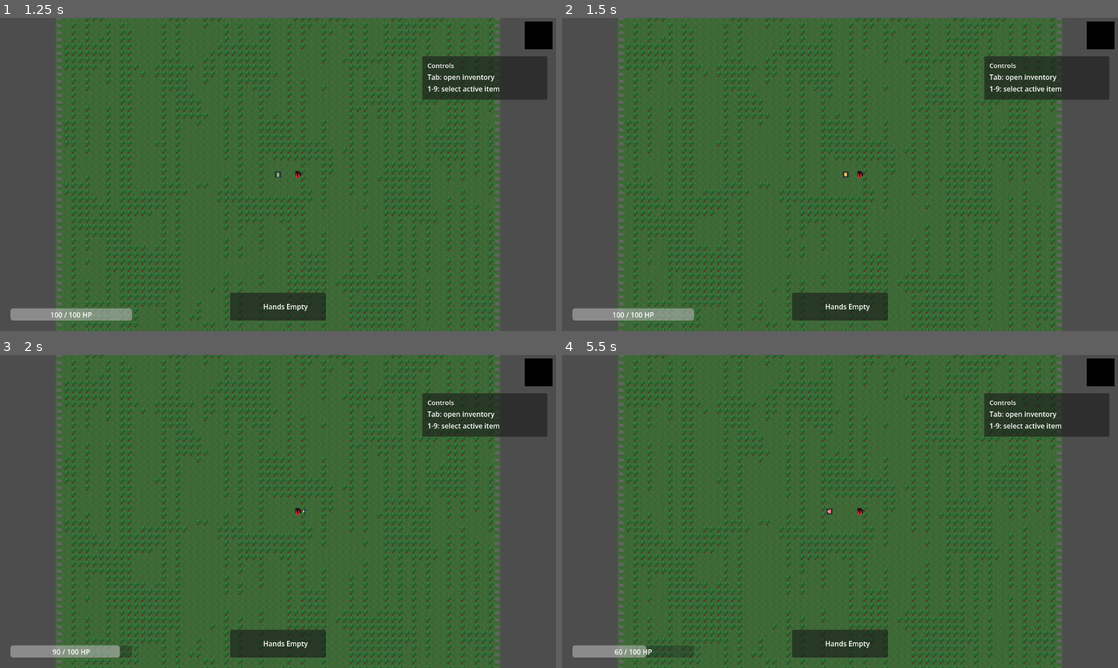
Above: before the commit, frames 1-4 (two rows, left to right).
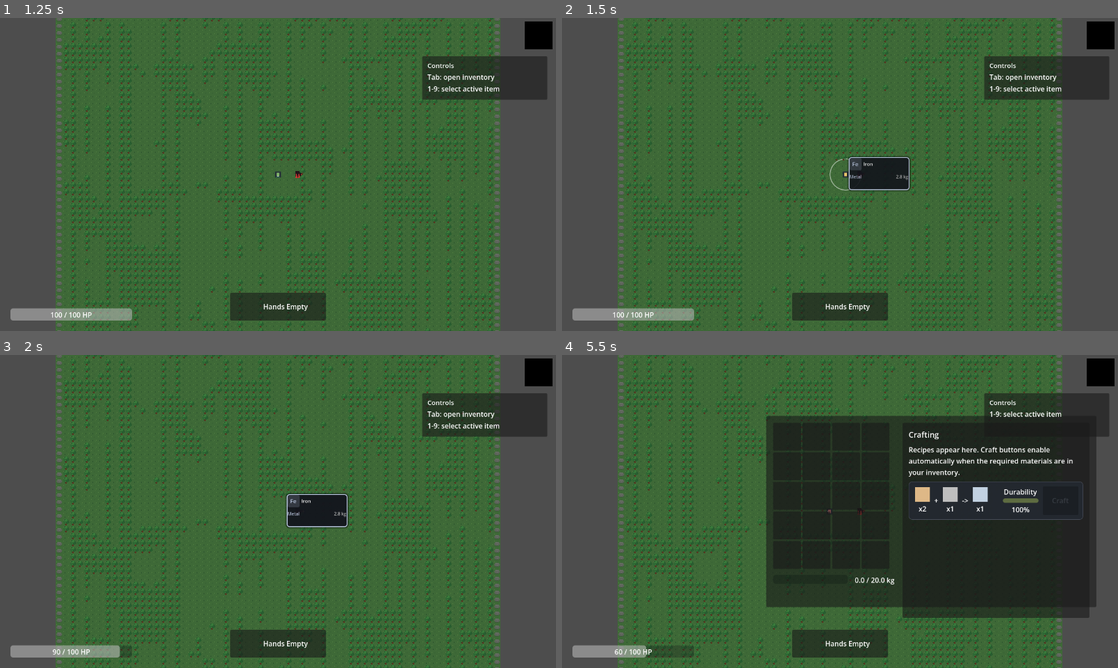
Above: after the commit, the same moments.

Repository: Maddiplomat/Project-alchemy
Game: Godot game, scene res://scenes/MainMenu.tscn
Two runs of this game, one before a commit and one after it. Both use one fixed random seed, a clock stepped at 60 frames per second and the inputs below.
Inputs (mouse positions are in pixels of both pictures, inside the frame that each line leads up to):
- Up to frame 1 (1.25 s): click "Start Run" at 0.5 s
- Up to frame 2 (1.5 s): tap Enter at 1.25 s; move the mouse to (962, 158) at 1.27 s; hold D (move_right) from 1.28 s (still down); hold Q (scan, bound only after the commit) from 1.28 s (still down); click (962, 158) at 1.42 s
- Up to frame 3 (2 s): keep holding D (move_right); keep holding Q (scan, bound only after the commit)
- Up to frame 4 (5.5 s): release D (move_right) at 2 s; release Q (scan, bound only after the commit) at 2 s; tap Space at 2, 3.5 s; drag from (728, 527) to (890, 530) at 2.02 s; tap Enter at 2.75, 4.25 s; move the mouse to (895, 442) at 2.77 s; hold D (move_right) 2.78-3.5 s; hold Q (scan, bound only after the commit) 2.78-3.5 s; drag from (812, 574) to (712, 473) at 3.52 s; move the mouse to (1006, 558) at 4.27 s; hold A (move_left) 4.28-5 s; hold E (interact) 4.28-5 s; tap Q (scan, bound only after the commit) at 4.55 s; tap Tab (toggle_inventory, bound only after the commit) at 4.9 s; drag from (673, 464) to (1017, 417) at 5.02 s

Frame 1 is identical in both runs. In frame 2, 1.3% of the frame differs, in the area x 48-63%, y 44-56%; in frame 3, 1.2%; in frame 4, 37%, in the area x 36-97%, y 18-84%.

Commit message:
Restore inventory and scanner input bindings

Diff:
--- a/project.godot
+++ b/project.godot
@@ -25,6 +25,11 @@
 CraftingManager="*res://scripts/CraftingManager.gd"
 CameraShake="*res://scripts/CameraShake.gd"
 WorldSystem="*res://scripts/WorldSystem.gd"
+
+[display]
+
+window/size/viewport_width=1280
+window/size/viewport_height=720
 
 [editor_plugins]
 
@@ -61,16 +66,66 @@
 "events": Array[InputEvent]([Object(InputEventKey,"resource_local_to_scene":false,"resource_name":"","device":0,"window …(211 unchanged characters)…
 ])
 }
+toggle_inventory={
+"deadzone": 0.5,
+"events": Array[InputEvent]([Object(InputEventKey,"resource_local_to_scene":false,"resource_name":"","device":0,"window_id":0,"alt_pressed":false,"shift_pressed":false,"ctrl_pressed":false,"meta_pressed":false,"pressed":false,"keycode":0,"physical_keycode":4194306,"key_label":0,"unicode":0,"location":0,"echo":false,"script":null)
+])
+}
+slot_1={
+"deadzone": 0.5,
+"events": Array[InputEvent]([Object(InputEventKey,"resource_local_to_scene":false,"resource_name":"","device":0,"window_id":0,"alt_pressed":false,"shift_pressed":false,"ctrl_pressed":false,"meta_pressed":false,"pressed":false,"keycode":0,"physical_keycode":49,"key_label":0,"unicode":0,"location":0,"echo":false,"script":null)
+])
+}
+slot_2={
+"deadzone": 0.5,
+"events": Array[InputEvent]([Object(InputEventKey,"resource_local_to_scene":false,"resource_name":"","device":0,"window_id":0,"alt_pressed":false,"shift_pressed":false,"ctrl_pressed":false,"meta_pressed":false,"pressed":false,"keycode":0,"physical_keycode":50,"key_label":0,"unicode":0,"location":0,"echo":false,"script":null)
+])
+}
+slot_3={
+"deadzone": 0.5,
+"events": Array[InputEvent]([Object(InputEventKey,"resource_local_to_scene":false,"resource_name":"","device":0,"window_id":0,"alt_pressed":false,"shift_pressed":false,"ctrl_pressed":false,"meta_pressed":false,"pressed":false,"keycode":0,"physical_keycode":51,"key_label":0,"unicode":0,"location":0,"echo":false,"script":null)
+])
+}
+slot_4={
+"deadzone": 0.5,
+"events": Array[InputEvent]([Object(InputEventKey,"resource_local_to_scene":false,"resource_name":"","device":0,"window_id":0,"alt_pressed":false,"shift_pressed":false,"ctrl_pressed":false,"meta_pressed":false,"pressed":false,"keycode":0,"physical_keycode":52,"key_label":0,"unicode":0,"location":0,"echo":false,"script":null)
+])
+}
+slot_5={
+"deadzone": 0.5,
+"events": Array[InputEvent]([Object(InputEventKey,"resource_local_to_scene":false,"resource_name":"","device":0,"window_id":0,"alt_pressed":false,"shift_pressed":false,"ctrl_pressed":false,"meta_pressed":false,"pressed":false,"keycode":0,"physical_keycode":53,"key_label":0,"unicode":0,"location":0,"echo":false,"script":null)
+])
+}
+slot_6={
+"deadzone": 0.5,
+"events": Array[InputEvent]([Object(InputEventKey,"resource_local_to_scene":false,"resource_name":"","device":0,"window_id":0,"alt_pressed":false,"shift_pressed":false,"ctrl_pressed":false,"meta_pressed":false,"pressed":false,"keycode":0,"physical_keycode":54,"key_label":0,"unicode":0,"location":0,"echo":false,"script":null)
+])
+}
+slot_7={
+"deadzone": 0.5,
+"events": Array[InputEvent]([Object(InputEventKey,"resource_local_to_scene":false,"resource_name":"","device":0,"window_id":0,"alt_pressed":false,"shift_pressed":false,"ctrl_pressed":false,"meta_pressed":false,"pressed":false,"keycode":0,"physical_keycode":55,"key_label":0,"unicode":0,"location":0,"echo":false,"script":null)
+])
+}
+slot_8={
+"deadzone": 0.5,
+"events": Array[InputEvent]([Object(InputEventKey,"resource_local_to_scene":false,"resource_name":"","device":0,"window_id":0,"alt_pressed":false,"shift_pressed":false,"ctrl_pressed":false,"meta_pressed":false,"pressed":false,"keycode":0,"physical_keycode":56,"key_label":0,"unicode":0,"location":0,"echo":false,"script":null)
+])
+}
+slot_9={
+"deadzone": 0.5,
+"events": Array[InputEvent]([Object(InputEventKey,"resource_local_to_scene":false,"resource_name":"","device":0,"window_id":0,"alt_pressed":false,"shift_pressed":false,"ctrl_pressed":false,"meta_pressed":false,"pressed":false,"keycode":0,"physical_keycode":57,"key_label":0,"unicode":0,"location":0,"echo":false,"script":null)
+])
+}
+scan={
+"deadzone": 0.5,
+"events": Array[InputEvent]([Object(InputEventKey,"resource_local_to_scene":false,"resource_name":"","device":0,"window_id":0,"alt_pressed":false,"shift_pressed":false,"ctrl_pressed":false,"meta_pressed":false,"pressed":false,"keycode":0,"physical_keycode":81,"key_label":0,"unicode":0,"location":0,"echo":false,"script":null)
+])
+}
 
 [physics]
 
 3d/physics_engine="Jolt Physics"
 
-[display]
-
-window/size/viewport_width=1280
-window/size/viewport_height=720
-
 [rendering]
 
 rendering_device/driver.windows="d3d12"
